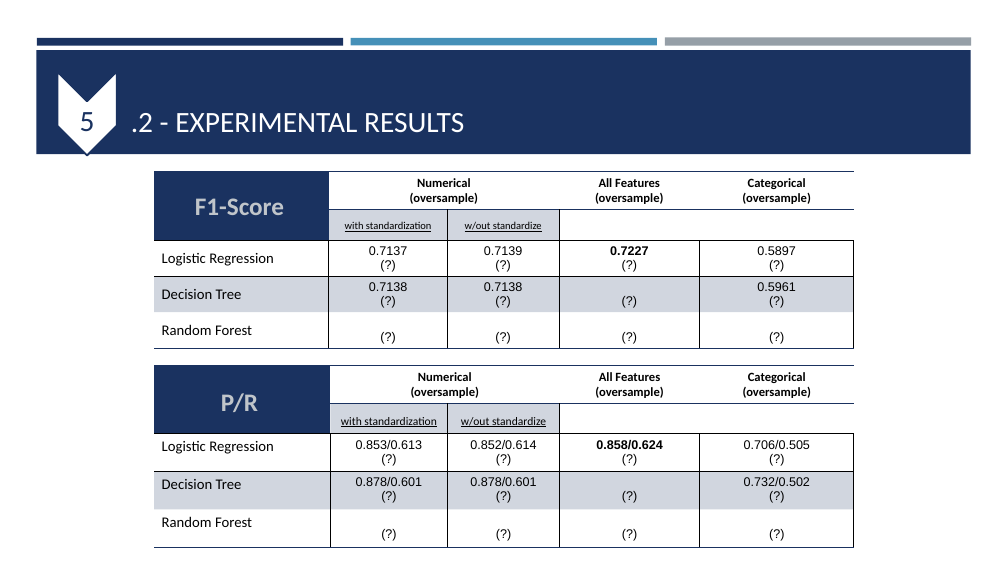
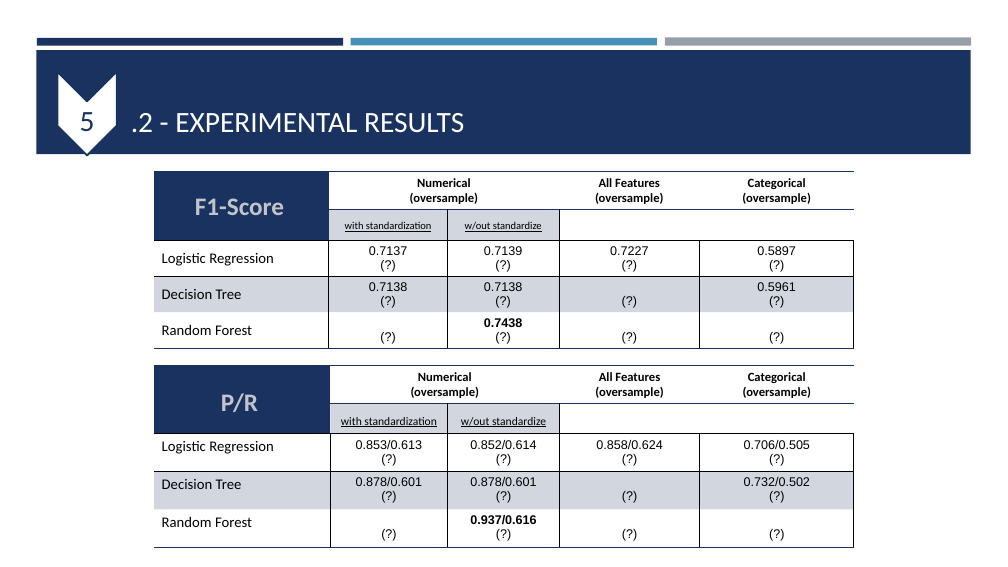
Before and after one commit to lmriccardo/fraudolent-transaction-classification, a slide deck: slide 14 of presentation/fraudolent_transaction.pptx. Drawn at 1008x567 pixels with LibreOffice and Linux fonts; fonts in the diff are those of the drawing. Boxes give left, top, right and bottom in pixels: in the first picture for what was removed or moved away, otherwise in the second. Text is boxed around its words. In the diff, an @@ line names an element or a change of style, - is before the commit and + after.

Commit message:
Update Notebook and Presentation and results

```diff
--- a/presentation/fraudolent_transaction.pptx
+++ b/presentation/fraudolent_transaction.pptx
@@ table at [154, 172, 854, 353] @@
-row 5, column 3: (?)
+row 5, column 3: 0.7438 / (?)
@@ bold off in "0.7227" @@
@@ table at [154, 366, 854, 547] @@
-row 5, column 3: (?)
+row 5, column 3: 0.937/0.616 / (?)
@@ bold off in "0.858/0.624" @@
```
Also in this commit, not shown: 1 other slide changed, 2 other files.
